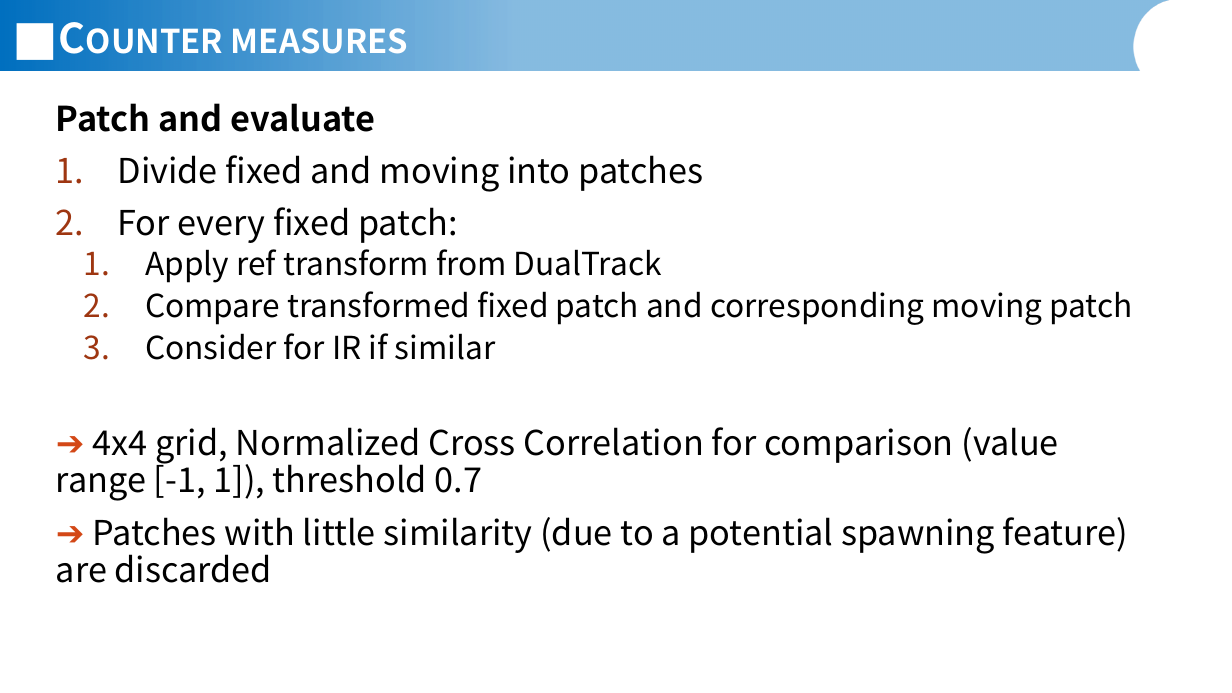
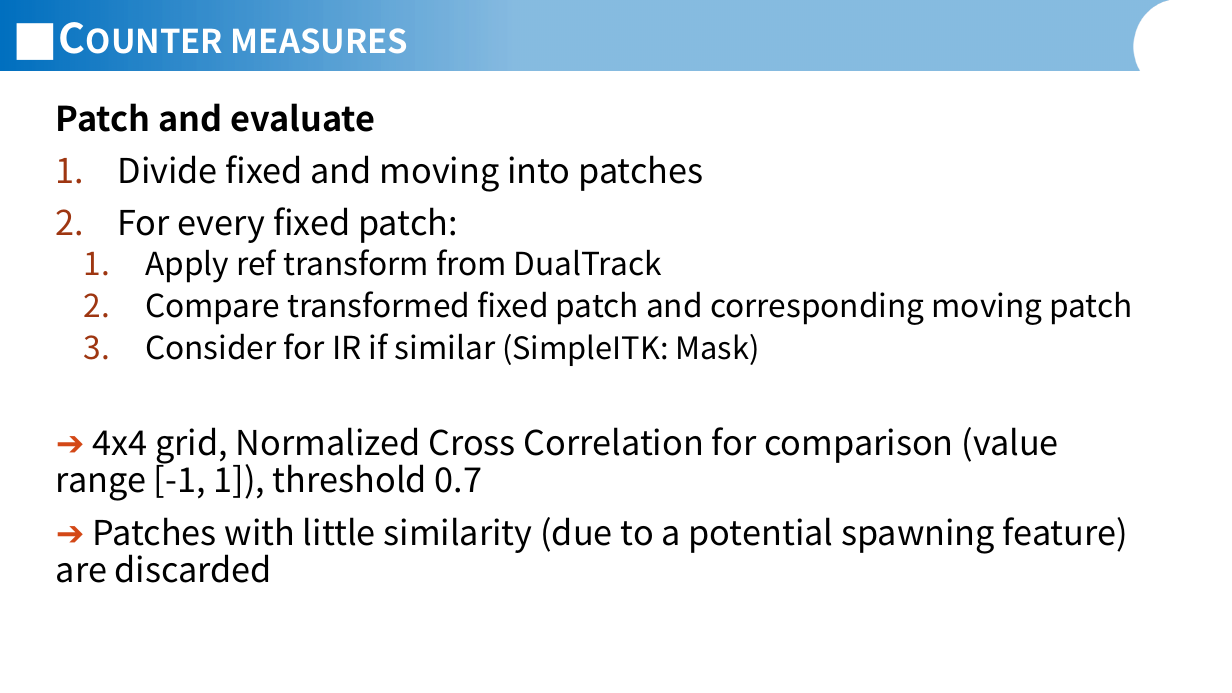
Before and after one commit to JannisIwate/DualTrack, a slide deck: slide 13 of documents/presentations/Jannis_Meyer_Presentation_06_07_2026_extended.pptx (slide 12 before the commit). Drawn at 1232x693 pixels with LibreOffice and Linux fonts; fonts in the diff are those of the drawing; background and template pictures are left out. Boxes give left, top, right and bottom in pixels: in the first picture for what was removed or moved away, otherwise in the second. Text is boxed around its words. In the diff, an @@ line names an element or a change of style, - is before the commit and + after.

```diff
--- a/documents/presentations/Jannis_Meyer_Presentation_06_07_2026_extended.pptx
+++ b/documents/presentations/Jannis_Meyer_Presentation_06_07_2026_extended.pptx
@@ text at <box>145,333,760,366</box>: text changed @@
-  3. Consider for IR if similar
+  3. Consider for IR if similar (SimpleITK: Mask)
```
Also in this commit, not shown: 6 other slides changed, 1 slide added.
